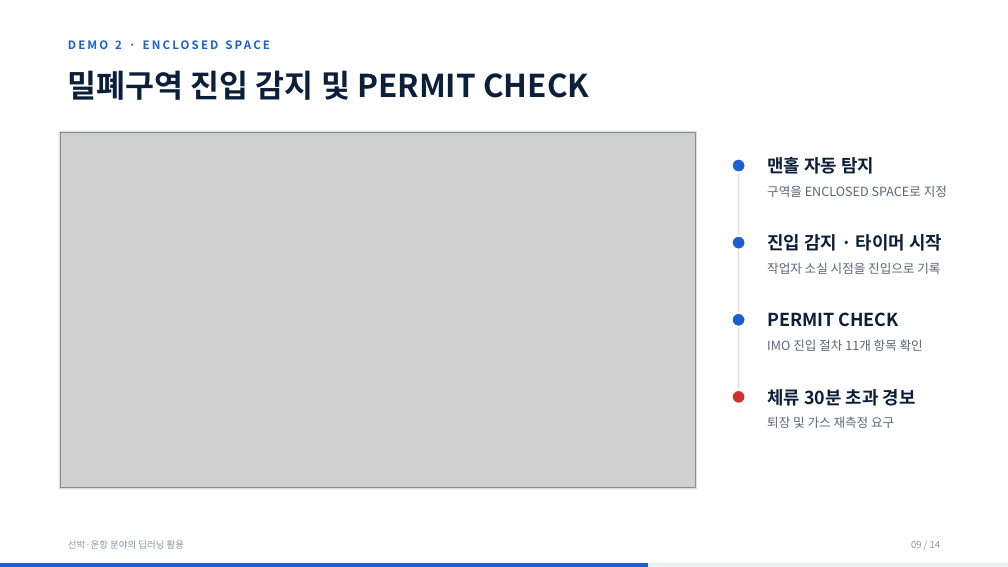
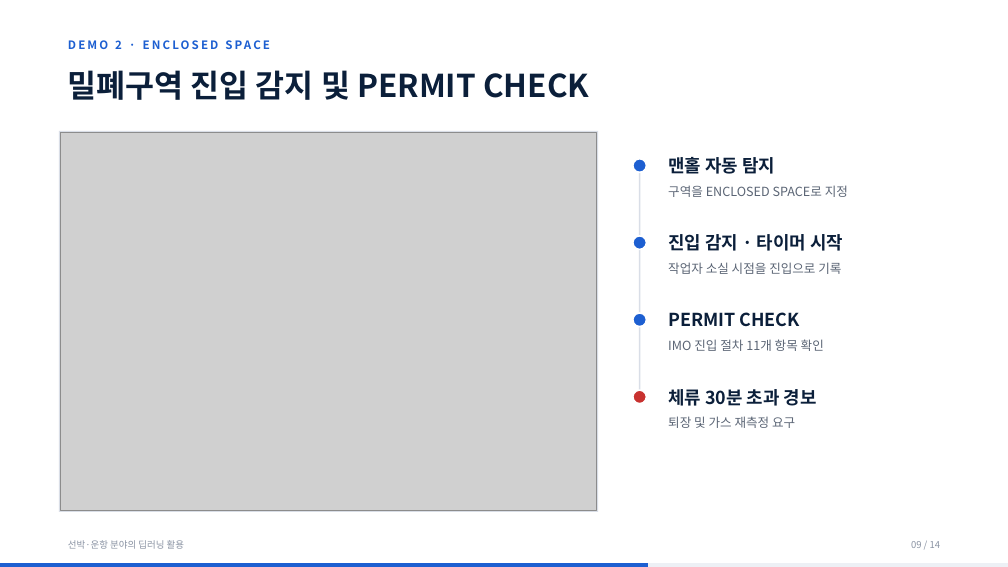
Before and after one commit to songhojun7147/ai-dashboards, a slide deck: slide 9 of 선박 딥러닝 교육/발표_AI프로젝트.pptx. Drawn at 1008x567 pixels with LibreOffice and Linux fonts; fonts in the diff are those of the drawing; grey boxes stand for pictures. Boxes give left, top, right and bottom in pixels: in the first picture for what was removed or moved away, otherwise in the second. Text is boxed around its words. In the diff, an @@ line names an element or a change of style, - is before the commit and + after.

```diff
--- a/선박 딥러닝 교육/발표_AI프로젝트.pptx
+++ b/선박 딥러닝 교육/발표_AI프로젝트.pptx
@@ rectangle: place and size @@
-rectangle at (59,131,697,489)
+rectangle at (59,131,598,512)
@@ picture: place and size @@
-picture at (60,132,696,488)
+picture at (60,132,597,510)
@@ 8 texts, 4 ellipses, 1 line: place and size @@
-8 texts, 4 ellipses, 1 line at (732,157,947,428)
+8 texts, 4 ellipses, 1 line at (633,157,848,428)
```
Also in this commit, not shown: 1 other slide changed, 1 other file.
